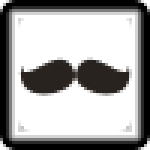
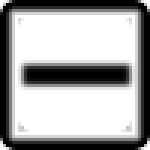
The second w=150, h=150 image is a revision of the first. Changes to its layers:
added layer "New Layer#3" above "New Layer#2" over (18, 57, 135, 93)
hid "Clipboard#5" over (18, 57, 132, 96)
